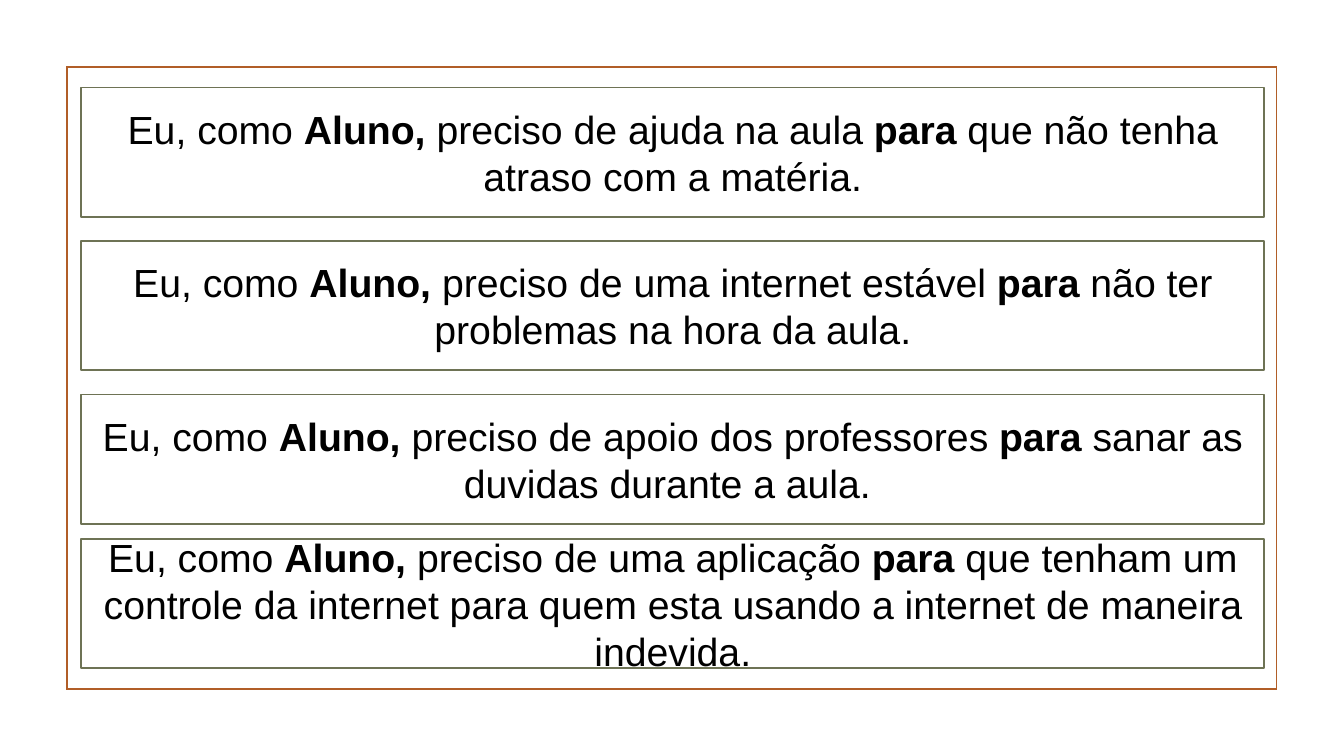
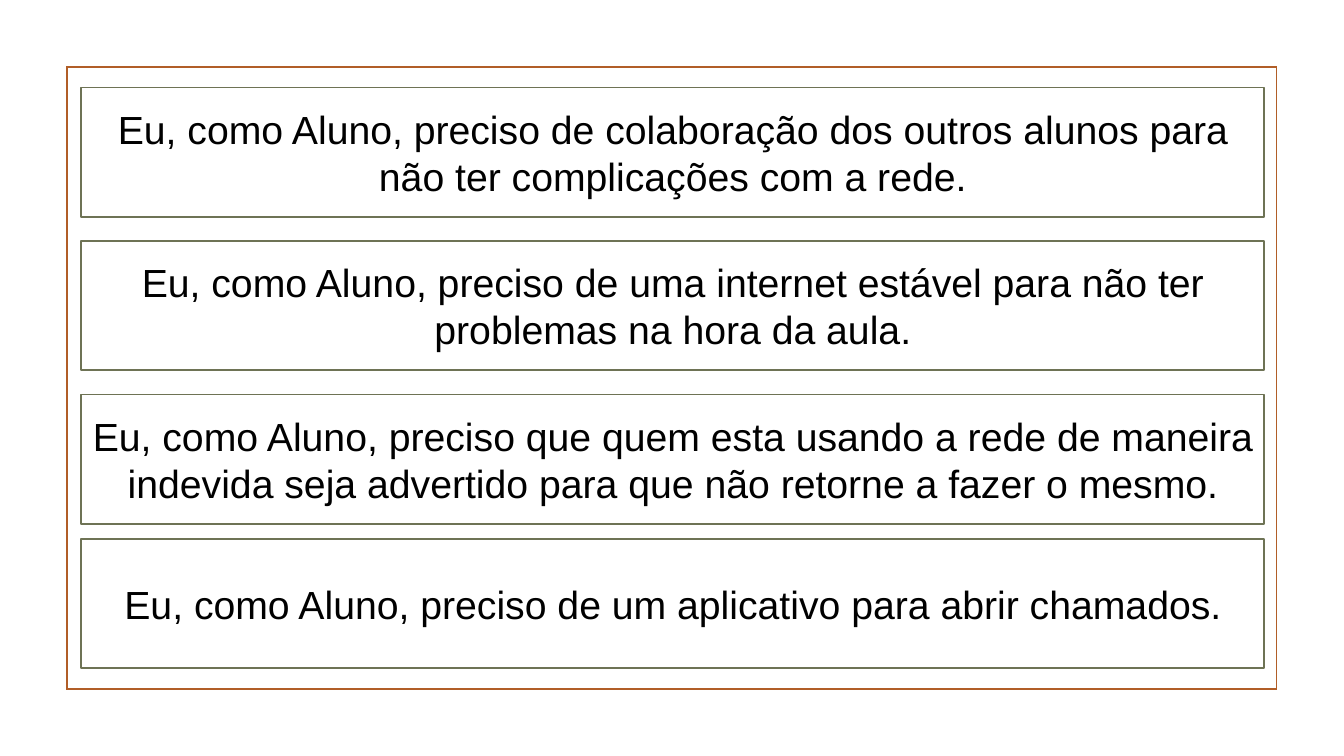
Before and after one commit to marthasilva/ShadowTech, a slide deck: slide 1 of Documentação/UserStories/UserStoriesAluno.pptx. Drawn at 1344x756 pixels with LibreOffice and Linux fonts; fonts in the diff are those of the drawing; background and template pictures are left out. Boxes give left, top, right and bottom in pixels: in the first picture for what was removed or moved away, otherwise in the second. Text is boxed around its words. In the diff, an @@ line names an element or a change of style, - is before the commit and + after.

```diff
--- a/Documentação/UserStories/UserStoriesAluno.pptx
+++ b/Documentação/UserStories/UserStoriesAluno.pptx
@@ text in rectangle at box(118, 115, 1228, 199): text changed @@
-Eu, como Aluno, preciso de ajuda na aula para que não tenha atraso com a matéria.
+Eu, como Aluno, preciso de colaboração dos outros alunos para não ter complicações com a rede.
@@ rectangle "Eu, como Aluno, preciso de ..." at box(81, 241, 1264, 370): bold off in "Aluno, para" @@
@@ text in rectangle at box(93, 422, 1253, 506): text changed @@
-Eu, como Aluno, preciso de apoio dos professores para sanar as duvidas durante a aula.
+Eu, como Aluno, preciso que quem esta usando a rede de maneira indevida seja advertido para que não retorne a fazer o mesmo.
@@ text in rectangle at box(124, 590, 1222, 627): text changed @@
-Eu, como Aluno, preciso de uma aplicação para que tenham um controle da internet para quem esta usando a internet de maneira indevida.
+Eu, como Aluno, preciso de um aplicativo para abrir chamados.
```
Also in this commit, not shown: 1 other slide changed, 6 other files.
